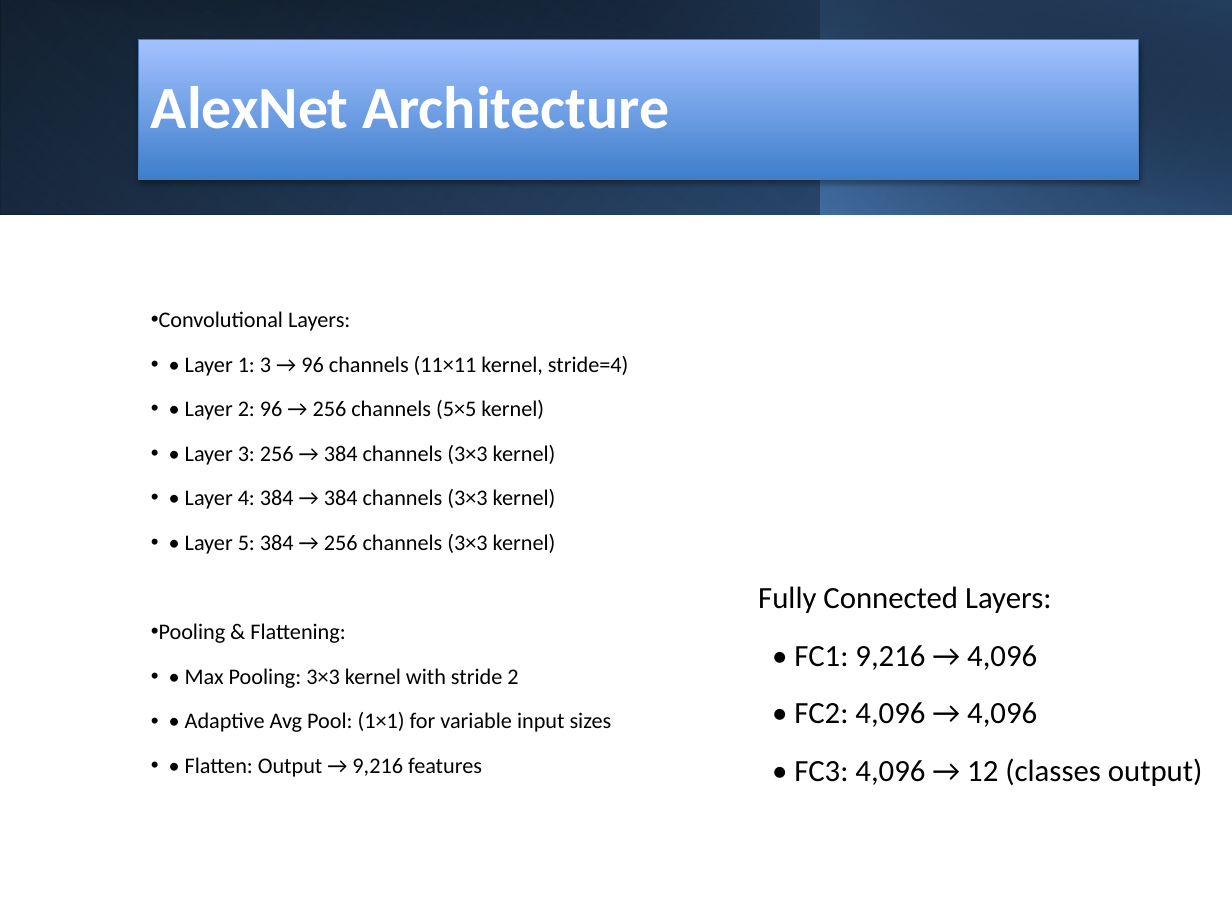
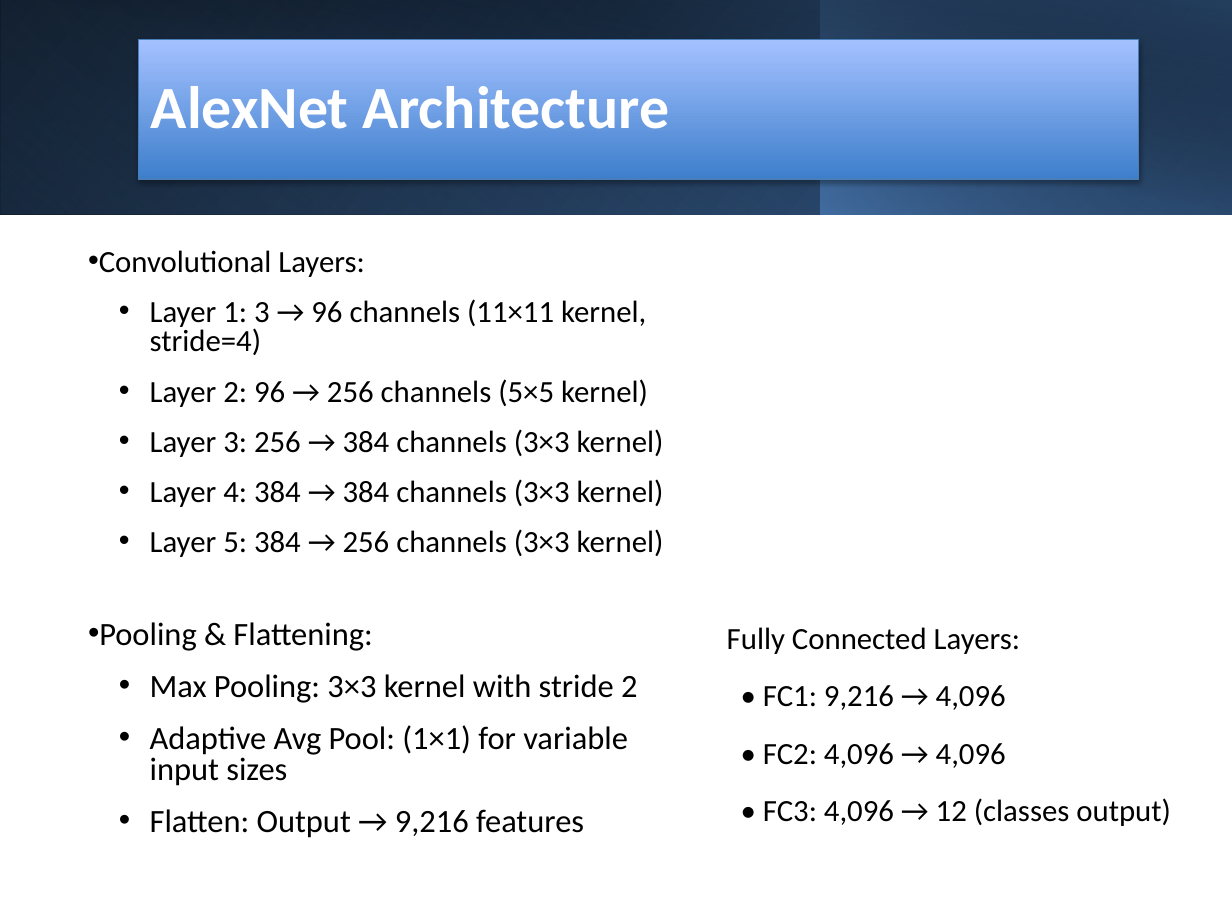
Before and after one commit to Bernardo1205/Deep-Learning, a slide deck: slide 7 of src/assignment-2/CNN/CNN_Classification_Report.pptx (slide 5 before the commit). Drawn at 1232x924 pixels with LibreOffice and Linux fonts; fonts in the diff are those of the drawing. Boxes give left, top, right and bottom in pixels: in the first picture for what was removed or moved away, otherwise in the second. Text is boxed around its words. In the diff, an @@ line names an element or a change of style, - is before the commit and + after.

```diff
--- a/src/assignment-2/CNN/CNN_Classification_Report.pptx
+++ b/src/assignment-2/CNN/CNN_Classification_Report.pptx
@@ text "Convolutional Layers:": place and size @@
-text "Convolutional Layers:" at [159,311,628,777]
+text "Convolutional Layers:" at [99,250,664,838]
@@ text at [99,250,372,651]: size 13 to 18 pt in "Convolutional Layers:"; size 13 to 19 pt in "Pooling & Flattening:"; line spacing 0.9 to 0.8 @@
@@ text at [150,299,664,557]: text changed; size 13 to 18 pt @@
-• • Layer 1: 3 → 96 channels (11×11 kernel, stride=4)
-• • Layer 2: 96 → 256 channels (5×5 kernel)
-• • Layer 3: 256 → 384 channels (3×3 kernel)
-• • Layer 4: 384 → 384 channels (3×3 kernel)
-• • Layer 5: 384 → 256 channels (3×3 kernel)
+  • Layer 1: 3 → 96 channels (11×11 kernel, stride=4)
+  • Layer 2: 96 → 256 channels (5×5 kernel)
+  • Layer 3: 256 → 384 channels (3×3 kernel)
+  • Layer 4: 384 → 384 channels (3×3 kernel)
+  • Layer 5: 384 → 256 channels (3×3 kernel)
@@ text "Fully Connected Layers:": place and size @@
-text "Fully Connected Layers:" at [758,586,1203,786]
+text "Fully Connected Layers:" at [727,627,1171,826]
@@ text at [150,674,637,838]: text changed; size 13 to 19 pt @@
-• • Max Pooling: 3×3 kernel with stride 2
-• • Adaptive Avg Pool: (1×1) for variable input sizes
-• • Flatten: Output → 9,216 features
+  • Max Pooling: 3×3 kernel with stride 2
+  • Adaptive Avg Pool: (1×1) for variable input sizes
+  • Flatten: Output → 9,216 features
```
Also in this commit, not shown: 7 other slides changed, 15 slides added, 2 slides removed, 13 other files.
